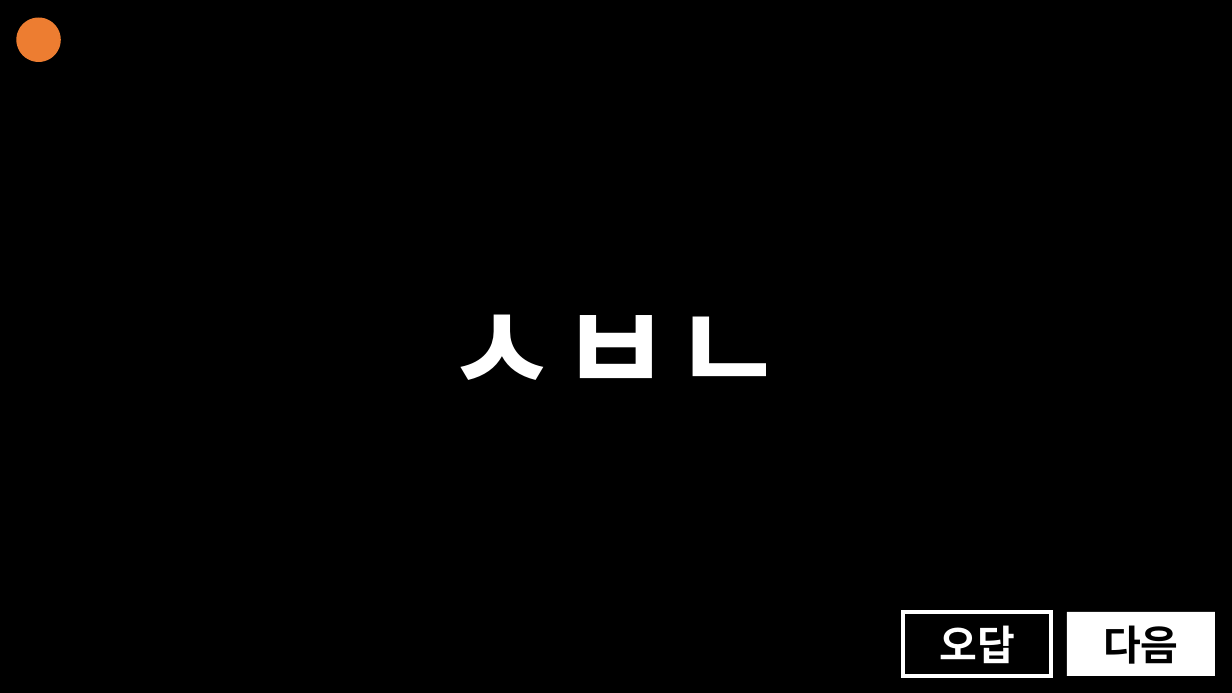
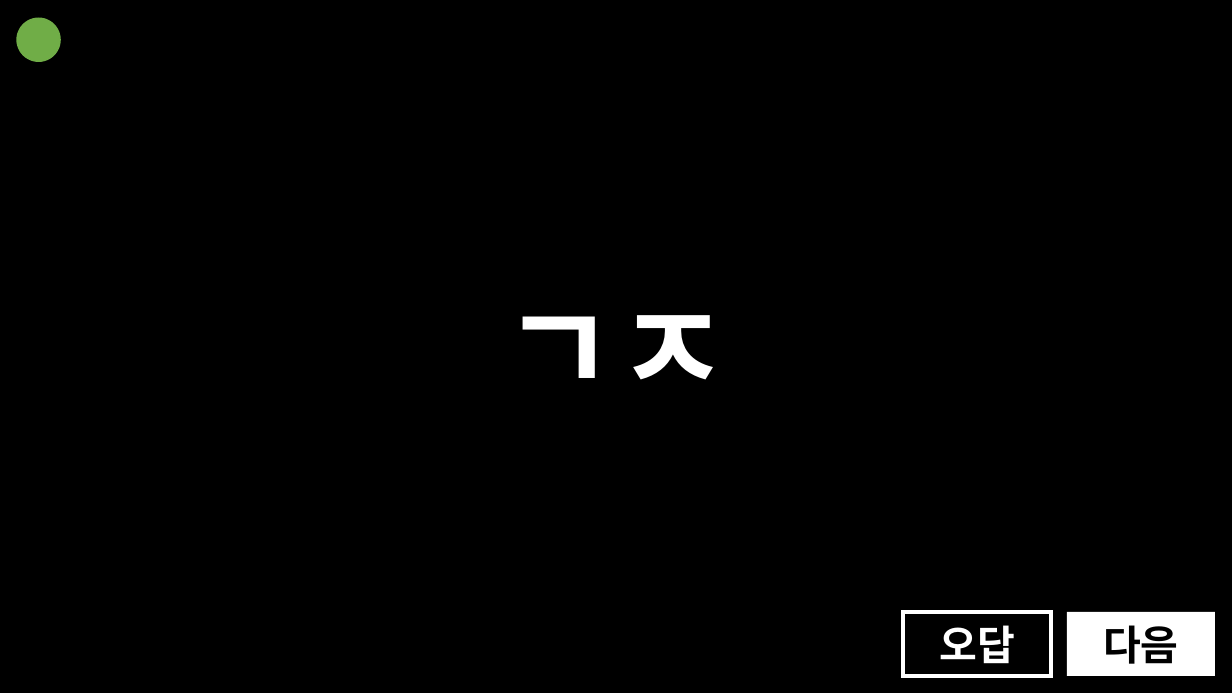
Before and after one commit to mangojun/essay-ppt, a slide deck: slide 7 of ppt/초성 이어 맞추기.pptx. Drawn at 1232x693 pixels with LibreOffice and Linux fonts; fonts in the diff are those of the drawing. Boxes give left, top, right and bottom in pixels: in the first picture for what was removed or moved away, otherwise in the second. Text is boxed around its words. In the diff, an @@ line names an element or a change of style, - is before the commit and + after.

```diff
--- a/ppt/초성 이어 맞추기.pptx
+++ b/ppt/초성 이어 맞추기.pptx
@@ ellipse at box(17, 18, 61, 62): fill #ED7D31 to #70AD47 @@
@@ text at box(503, 315, 730, 380): text changed @@
-ㅅㅂㄴ
+ㄱㅈ
```
Also in this commit, not shown: 7 other slides changed, 12 slides added.
